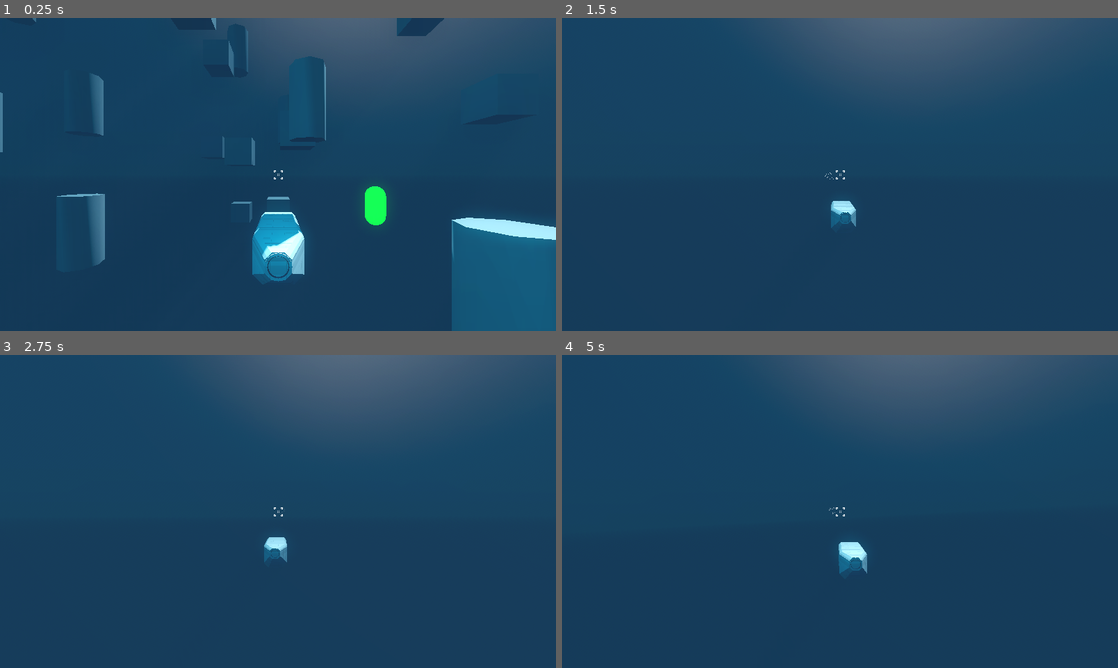
Above: before the commit, frames 1-4 (two rows, left to right).
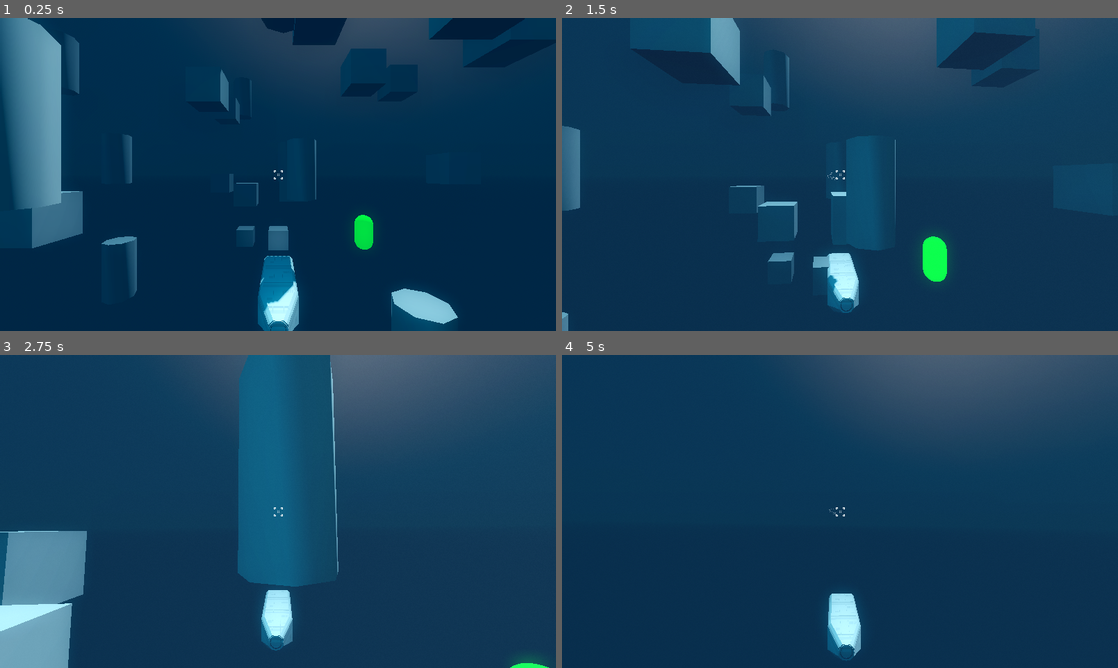
Above: after the commit, the same moments.

Repository: cogwerkz/ldjam57-depths
Game: Godot game, scene res://arena/Game.tscn
Same seed, same stepped clock (60 frames per second), same inputs: the game is played once before the commit and once after it.
Inputs (mouse positions are in pixels of both pictures, inside the frame that each line leads up to):
- Up to frame 1 (0.25 s): no input
- Up to frame 2 (1.5 s): move the mouse to (867, 174) at 0.52 s; hold Shift (throttle_overdrive) 0.53-1.28 s; hold W (throttle_forward) from 0.53 s (still down); move the mouse to (812, 174) at 1.27 s; tap Shift (throttle_overdrive) at 1.35 s
- Up to frame 3 (2.75 s): keep holding W (throttle_forward); move the mouse to (289, 505) at 2.02 s; hold Shift (throttle_overdrive) from 2.03 s (still down)
- Up to frame 4 (5 s): keep holding W (throttle_forward); move the mouse to (834, 517) at 2.77 s; release Shift (throttle_overdrive) at 2.78 s; tap Shift (throttle_overdrive) at 2.85, 4.35 s; move the mouse to (878, 514) at 3.52 s; hold Shift (throttle_overdrive) 3.53-4.28 s; move the mouse to (795, 508) at 4.27 s

The runs differ from the first frame. In frame 1, 30% of the frame differs, in the area x 0-100%, y 0-100%; in frame 2, 9.1%; in frame 3, 16%; in frame 4, 1.5%.

Commit message:
Adjust visuals and rotation movement logic

Diff:
--- a/arena/Game.tscn
+++ b/arena/Game.tscn
@@ -1,11 +1,9 @@
-[gd_scene load_steps=17 format=3 uid="uid://j4iau7hya10u"]
-
-[ext_resource type="Script" uid="uid://c1tn6o2ovjrxj" path="res://arena/game.gd" id="1_1ovjp"]
+[gd_scene load_steps=13 format=3 uid="uid://j4iau7hya10u"]
+
+[ext_resource type="Script" path="res://arena/game.gd" id="1_1ovjp"]
 [ext_resource type="PackedScene" uid="uid://cad4krsh3wyd8" path="res://entity/player/PlayerSubmarine.tscn" id="1_05u1r"]
 [ext_resource type="Script" uid="uid://bcua7wbucy3t8" path="res://arena/main_camera.gd" id="1_x3x3p"]
 [ext_resource type="Shader" uid="uid://corko8ytv0xqw" path="res://entity/player/GodRays.gdshader" id="2_0yfs5"]
-[ext_resource type="Script" uid="uid://co4n42n7tb66k" path="res://entity/player/player_state_resource.gd" id="2_m1fsu"]
-[ext_resource type="Script" uid="uid://7ro7qnlxtkct" path="res://entity/player/skill_tree_resource.gd" id="3_arpvs"]
 [ext_resource type="PackedScene" uid="uid://d2qplnx88ayhy" path="res://entity/pickup/Pickup.tscn" id="3_m1fsu"]
 [ext_resource type="Script" uid="uid://c8yoc788wd6p8" path="res://entity/player/light_rays.gd" id="3_x3x3p"]
 [ext_resource type="PackedScene" uid="uid://bhlx0sw2e3brp" path="res://GUI/elements/skill_tree_panel.tscn" id="8_3ym2b"]
@@ -31,34 +29,6 @@
 fog_density = 0.2
 fog_sky_affect = 0.98
 
-[sub_resource type="Resource" id="Resource_arpvs"]
-script = ExtResource("2_m1fsu")
-max_speed = 50.0
-linear_acceleration = 20.0
-angular_acceleration = 10.0
-max_health = 100.0
-current_health = 100.0
-pressure_resistance = 1000.0
-fuel_max = 100.0
-current_fuel = 100.0
-fuel_efficiency = 75.0
-turret_max_ammo = 10
-turret_current_ammo = 10
-turret_damage = 10.0
-turret_range = 200.0
-turret_cooldown = 0.5
-turret_hit_chance = 60.0
-scanner_range = 300.0
-scanner_decay = 10.0
-scanner_cooldown = 5.0
-tractor_beam_range = 100.0
-tractor_beam_collection_speed = 15.0
-metadata/_custom_type_script = "uid://co4n42n7tb66k"
-
-[sub_resource type="Resource" id="Resource_1ovjp"]
-script = ExtResource("3_arpvs")
-metadata/_custom_type_script = "uid://7ro7qnlxtkct"
-
 [sub_resource type="ViewportTexture" id="ViewportTexture_0yfs5"]
 viewport_path = NodePath("SubViewportContainer/SubViewport")
 
@@ -68,9 +38,9 @@
 shader_parameter/subviewport_tex = SubResource("ViewportTexture_0yfs5")
 shader_parameter/ray_length = 1.0
 shader_parameter/ray_intensity = 0.4
-shader_parameter/light_source_scale = 0.2
+shader_parameter/light_source_scale = 0.4
 shader_parameter/light_source_feather = 2.0
-shader_parameter/noise_strength = 0.0
+shader_parameter/noise_strength = 0.2
 shader_parameter/light_source_pos = Vector2(0, 0)
 shader_parameter/light_source_dir = Vector3(0.5, -1, 0.25)
 shader_parameter/camera_dir = Vector3(-0.5, 1, -0.25)
@@ -88,8 +58,6 @@
 [node name="Player" type="Marker3D" parent="."]
 
 [node name="PlayerSubmarine" parent="Player" instance=ExtResource("1_05u1r")]
-current_state = SubResource("Resource_arpvs")
-skill_tree = SubResource("Resource_1ovjp")
 
 [node name="Pickups" type="Marker3D" parent="."]
 
--- a/arena/main_camera.gd
+++ b/arena/main_camera.gd
@@ -12,5 +12,4 @@
 	if target_camera == null:
 		return
 
-	global_transform.basis = global_transform.basis.slerp(target_camera.global_transform.basis, easing * delta)
-	global_transform.origin = global_transform.origin.lerp(target_camera.global_transform.origin, easing * delta)
+	global_transform = global_transform.interpolate_with(target_camera.global_transform, easing * delta)
--- a/entity/player/GodRays.gdshader
+++ b/entity/player/GodRays.gdshader
@@ -14,10 +14,10 @@
 uniform vec3 light_source_dir = vec3(0.5, -1.0, 0.25);
 uniform vec3 camera_dir = vec3(-0.5, 1.0, -0.25);
 
-const int SAMPLE_COUNT = 128;
+const int SAMPLE_COUNT = 80;
 
 float random (vec2 uv) {
-    return fract(sin(dot(uv.xy, vec2(12.9898,78.233))) * 43758.5453123);
+    return fract(sin(dot(uv.xy, vec2(12.9898,78.233))) * 43758.5453123 + TIME);
 }
 
 void fragment() {
--- a/entity/player/PlayerSubmarine.tscn
+++ b/entity/player/PlayerSubmarine.tscn
@@ -15,18 +15,18 @@
 script = ExtResource("1_vby8d")
 
 [node name="submarine" parent="." instance=ExtResource("2_7ojpt")]
-transform = Transform3D(1, 0, 0, 0, 1, 0, 0, 0, 1, 0, -0.530707, 0.0773239)
+transform = Transform3D(1, 0, 0, 0, 1, 0, 0, 0, 1, 0, -0.530707, 0.377324)
 
 [node name="CollisionShape3D" type="CollisionShape3D" parent="."]
-transform = Transform3D(1, 0, 0, 0, -4.37114e-08, 1, 0, -1, -4.37114e-08, 0, 0, -0.402172)
+transform = Transform3D(1, 0, 0, 0, -4.37114e-08, 1, 0, -1, -4.37114e-08, 0, 0, 0)
 shape = SubResource("CapsuleShape3D_vby8d")
 
 [node name="Camera3D" type="Camera3D" parent="."]
 unique_name_in_owner = true
-transform = Transform3D(1, 0, 0, 0, 1, 0, 0, 0, 1, 0, 1.8, 5.1)
+transform = Transform3D(1, 0, 0, 0, 1, 0, 0, 0, 1, 0, 3.8, 6.7)
 
 [node name="SpotLight3D" type="SpotLight3D" parent="."]
-transform = Transform3D(1, 0, 0, 0, 1, 0, 0, 0, 1, 0, 0, -1)
+transform = Transform3D(1, 0, 0, 0, 1, 0, 0, 0, 1, 0, 0, -2.3)
 shadow_enabled = true
 shadow_normal_bias = 1.1
 shadow_reverse_cull_face = true
--- a/entity/player/player_state_resource.gd
+++ b/entity/player/player_state_resource.gd
@@ -5,8 +5,8 @@
 @export var max_speed: float = 50.0
 
 # Acceleration/Deceleration
-@export var linear_acceleration: float = 20.0
-@export var angular_acceleration: float = 10.0
+@export var linear_acceleration: float = 5.0
+@export var angular_acceleration: float = 15.0
 
 # Structure
 @export var max_health: float = 100.0
@@ -37,7 +37,7 @@
 
 func reset_defaults() -> void:
 	max_speed = 50.0
-	linear_acceleration = 20.0
+	linear_acceleration = 5.0
 	angular_acceleration = 10.0
 	max_health = 100.0
 	pressure_resistance = 1000.0
--- a/entity/player/player_submarine.gd
+++ b/entity/player/player_submarine.gd
@@ -7,8 +7,8 @@
 
 @onready var pickup_detector: Area3D = $PickupDetector
 
-@export var current_state: PlayerState
-@export var skill_tree: SkillTree
+var current_state: PlayerState = PlayerState.new()
+var skill_tree: SkillTree = SkillTree.new()
 
 var mouse_captured = true
 var mouse_deltas := Vector2.ZERO
@@ -16,7 +16,7 @@
 func _ready() -> void:
 	skill_tree.apply_skill_effects(current_state)
 	contact_monitor = true
-	linear_damp = 1.5
+	linear_damp = 2.5
 	angular_damp = 3.0
 	direction.position = crosshair.position # this makes arrow position independent of viewport size calculation
 	Input.set_mouse_mode(Input.MOUSE_MODE_CAPTURED)
@@ -31,7 +31,7 @@
 
 func update_gui() -> void:
 	var center = crosshair.position # this makes arrow position independent of viewport size calculation
-	direction.position = direction.position.lerp(center + mouse_deltas * 32.0, 0.025)
+	direction.position = direction.position.lerp(center + mouse_deltas * 32.0, 0.02)
 
 	var distance = direction.position.distance_to(center)
 	var away_from_center = direction.position - center
@@ -56,7 +56,7 @@
 		else:
 			Input.set_mouse_mode(Input.MOUSE_MODE_VISIBLE)
 
-	var acceleration := current_state.linear_acceleration
+	var acceleration := current_state.linear_acceleration * 60.0 * delta
 	var overdrive = 1.0
 	if Input.is_action_pressed('throttle_overdrive'):
 		overdrive = 4.0
@@ -72,14 +72,22 @@
 		apply_force(transform.basis.x * -acceleration, Vector3.ZERO)
 	if Input.is_action_pressed('throttle_right'):
 		apply_force(transform.basis.x * acceleration, Vector3.ZERO)
+	if Input.is_action_pressed('roll_left'):
+		apply_torque(transform.basis.z * acceleration * 0.2)
+	if Input.is_action_pressed('roll_right'):
+		apply_torque(transform.basis.z * -acceleration * 0.2)
 
-	var yaw = mouse_deltas.x
-	var pitch = mouse_deltas.y
+	var yaw = mouse_deltas.x / crosshair.position.x * 100000.0 * delta
+	var pitch = mouse_deltas.y / crosshair.position.y * 100000.0 * delta
 
-	var a = current_state.angular_acceleration
-	var max_angular_acceleration = Vector3(a, a, a)
-	apply_torque(clamp(transform.basis.y * (-yaw), -max_angular_acceleration, max_angular_acceleration))
-	apply_torque(clamp(transform.basis.x * (-pitch), -max_angular_acceleration, max_angular_acceleration))
+	#var a = current_state.angular_acceleration
+	#var max_angular_acceleration = Vector3(a, a, a)
+	#apply_torque(clamp(transform.basis.y * (-yaw), -max_angular_acceleration, max_angular_acceleration))
+	#apply_torque(clamp(transform.basis.x * (-pitch), -max_angular_acceleration, max_angular_acceleration))
+
+	apply_torque(transform.basis.y * (-yaw))
+	apply_torque(transform.basis.x * (-pitch))
+
 
 	update_gui()
 
@@ -89,7 +97,7 @@
 	var new_x = -global_transform.basis.z.cross(Vector3.UP).normalized()
 	var new_z = new_x.cross(Vector3.UP).normalized()
 	var new_basis = Basis(new_x, Vector3.UP, new_z)
-	global_transform.basis = global_transform.basis.slerp(new_basis, 0.95 * delta)
+	global_transform.basis = global_transform.basis.slerp(new_basis, 0.8 * delta)
 
 func on_pickup(area: Area3D):
 	if area is Pickup:
--- a/project.godot
+++ b/project.godot
@@ -64,6 +64,16 @@
 "events": [Object(InputEventKey,"resource_local_to_scene":false,"resource_name":"","device":-1,"window_id":0,"alt_press …(195 unchanged characters)…
 ]
 }
+roll_left={
+"deadzone": 0.2,
+"events": [Object(InputEventKey,"resource_local_to_scene":false,"resource_name":"","device":-1,"window_id":0,"alt_pressed":false,"shift_pressed":false,"ctrl_pressed":false,"meta_pressed":false,"pressed":false,"keycode":0,"physical_keycode":81,"key_label":0,"unicode":113,"location":0,"echo":false,"script":null)
+]
+}
+roll_right={
+"deadzone": 0.2,
+"events": [Object(InputEventKey,"resource_local_to_scene":false,"resource_name":"","device":-1,"window_id":0,"alt_pressed":false,"shift_pressed":false,"ctrl_pressed":false,"meta_pressed":false,"pressed":false,"keycode":0,"physical_keycode":69,"key_label":0,"unicode":101,"location":0,"echo":false,"script":null)
+]
+}
 primary_action={
 "deadzone": 0.2,
 "events": [Object(InputEventMouseButton,"resource_local_to_scene":false,"resource_name":"","device":-1,"window_id":0,"a …(253 unchanged characters)…
Binary file added: assets/raw/bubble.aseprite
Binary file added: assets/raw/bubble.png
Not shown, added: assets/raw/bubble.png.import
Not shown, changed: assets/raw/turret.glb.import
Not shown, changed: assets/raw/turret_1.png.import
